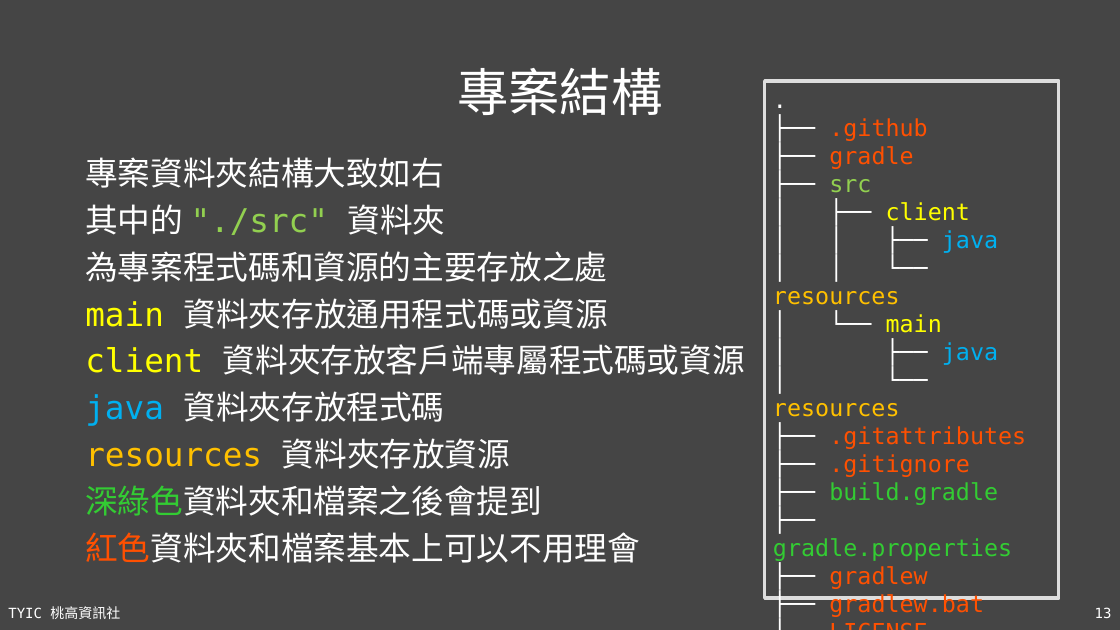
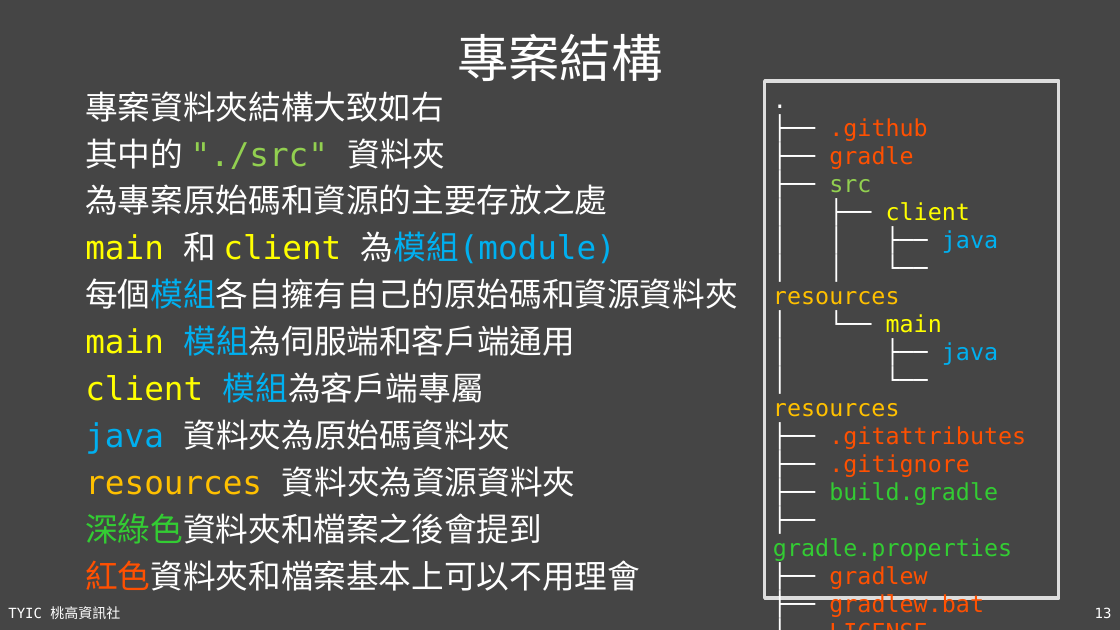
Before and after one commit to TYSHIC/slides, a slide deck: slide 13 of ppt/50_Java 專案：前置作業.pptx. Drawn at 1120x630 pixels with LibreOffice and Linux fonts; fonts in the diff are those of the drawing. Boxes give left, top, right and bottom in pixels: in the first picture for what was removed or moved away, otherwise in the second. Text is boxed around its words. In the diff, an @@ line names an element or a change of style, - is before the commit and + after.

```diff
--- a/ppt/50_Java 專案：前置作業.pptx
+++ b/ppt/50_Java 專案：前置作業.pptx
@@ title "專案結構": place and size @@
-title "專案結構" at bbox=[457, 68, 662, 115]
+title "專案結構" at bbox=[457, 34, 662, 81]
@@ text "專案資料夾結構大致如右": place and size @@
-text "專案資料夾結構大致如右" at bbox=[85, 157, 745, 563]
+text "專案資料夾結構大致如右" at bbox=[85, 91, 737, 591]
@@ text at bbox=[85, 184, 737, 497]: text changed @@
-為專案程式碼和資源的主要存放之處
-main 資料夾存放通用程式碼或資源
-client 資料夾存放客戶端專屬程式碼或資源
-java 資料夾存放程式碼
-resources 資料夾存放資源
+為專案原始碼和資源的主要存放之處
+main 和 client 為模組(module)
+每個模組各自擁有自己的原始碼和資源資料夾
+main 模組為伺服端和客戶端通用
+client 模組為客戶端專屬
+java 資料夾為原始碼資料夾
+resources 資料夾為資源資料夾
```
Also in this commit, not shown: 2 slides added, 10 other files.
